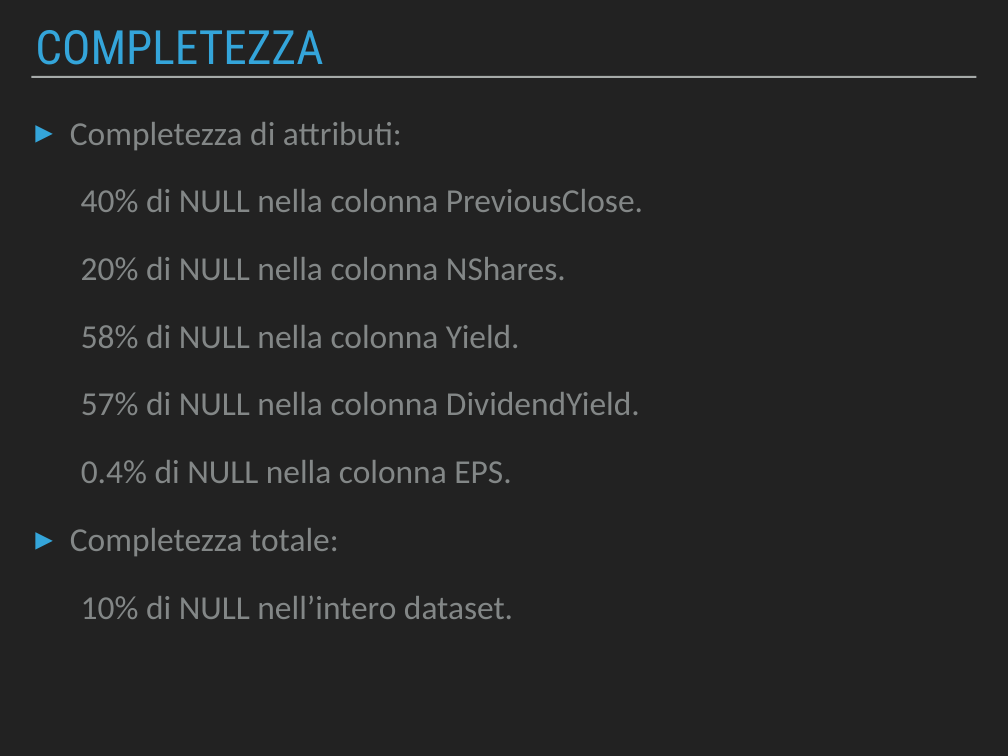
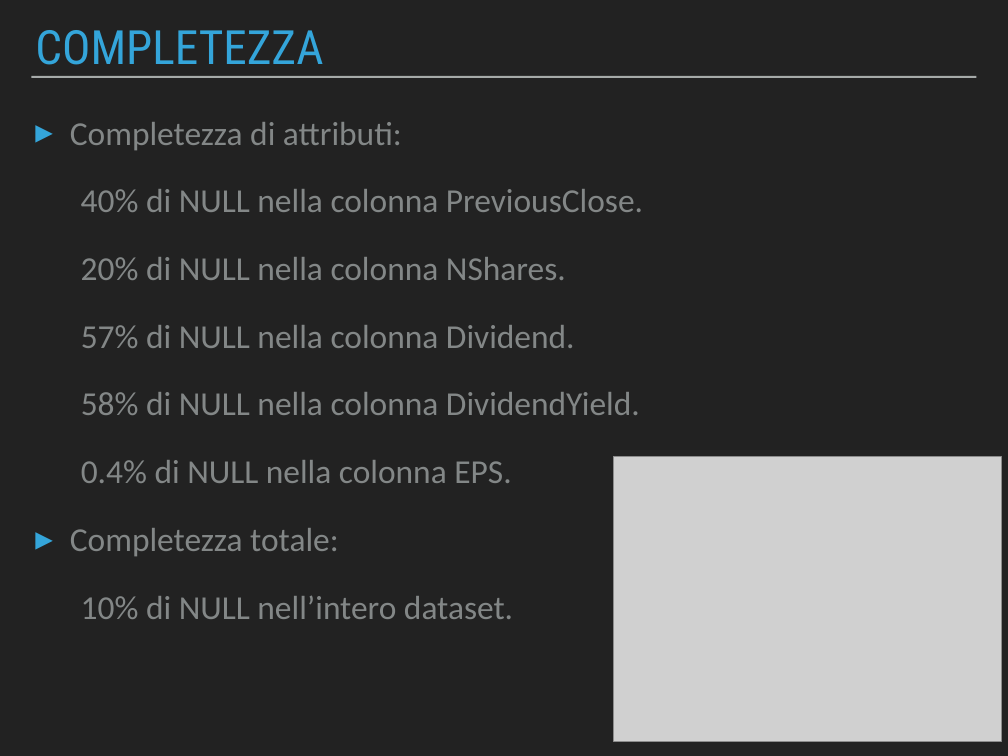
Before and after one commit to Beltra97/Unimib_ArchitettureDati, a slide deck: slide 8 of PresentazionePowerPoint.pptx. Drawn at 1008x756 pixels with LibreOffice and Linux fonts; fonts in the diff are those of the drawing; grey boxes stand for pictures. Boxes give left, top, right and bottom in pixels: in the first picture for what was removed or moved away, otherwise in the second. Text is boxed around its words. In the diff, an @@ line names an element or a change of style, - is before the commit and + after.

```diff
--- a/PresentazionePowerPoint.pptx
+++ b/PresentazionePowerPoint.pptx
@@ text at bbox=[81, 325, 640, 415]: text changed @@
-58% di NULL nella colonna Yield.
-57% di NULL nella colonna DividendYield.
+57% di NULL nella colonna Dividend.
+58% di NULL nella colonna DividendYield.
@@ picture added at bbox=[614, 457, 1002, 741] @@
```
Also in this commit, not shown: 15 other slides changed, 11 other files.
